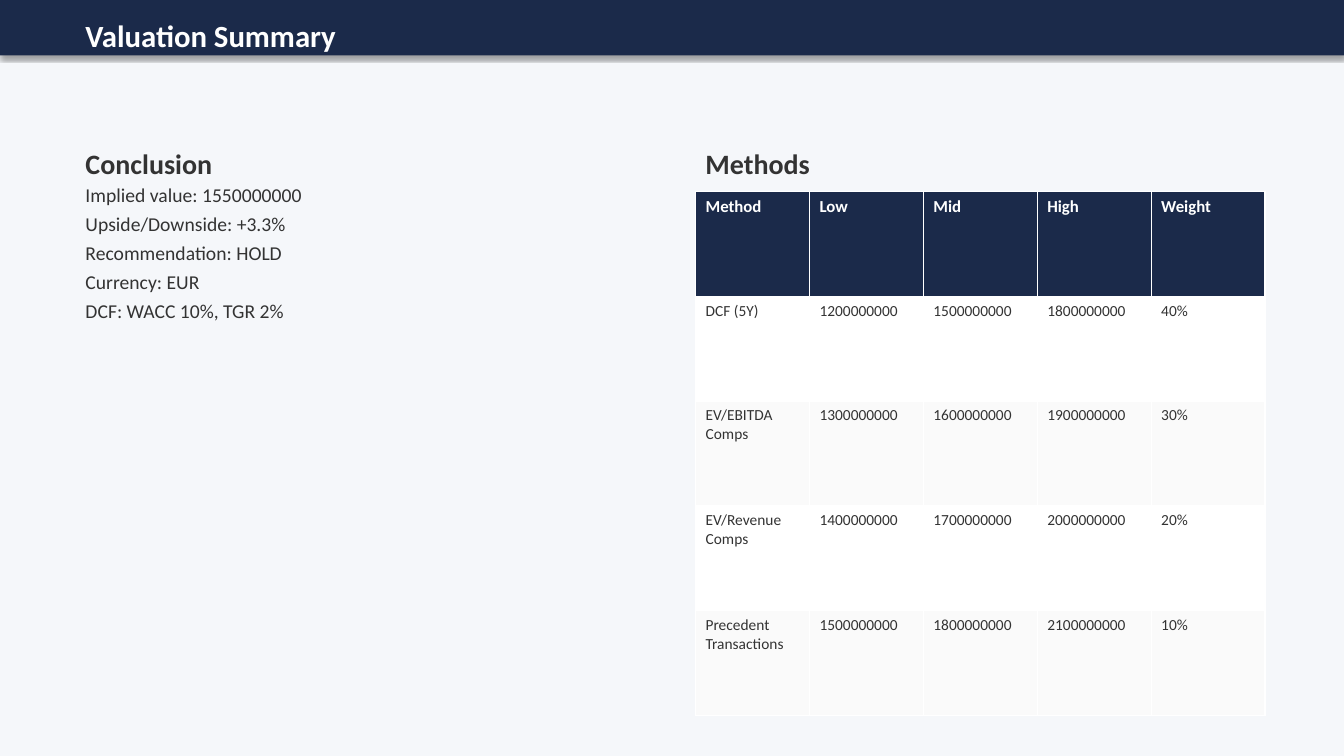
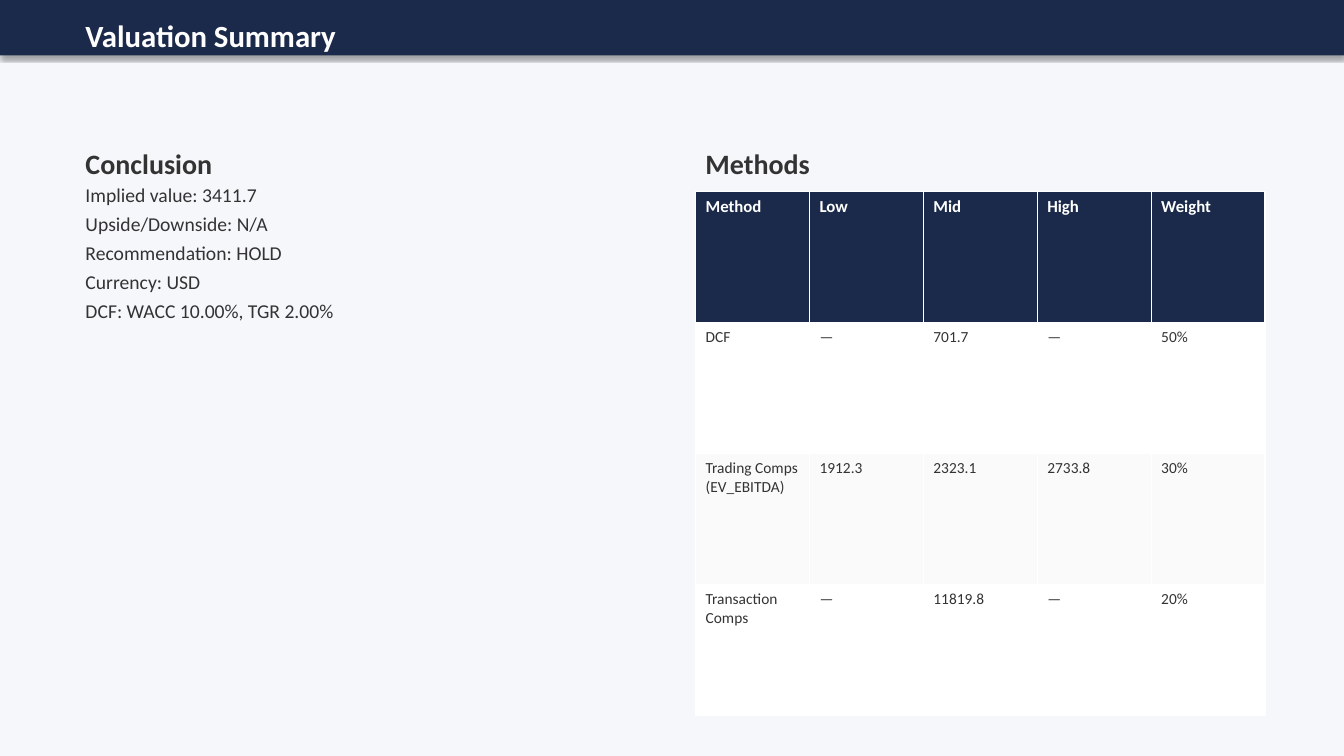
Before and after one commit to 98Rico/GoldRogerM-A, a slide deck: slide 5 of outputs/Longchamp_analysis.pptx. Drawn at 1344x756 pixels with LibreOffice and Linux fonts; fonts in the diff are those of the drawing. Boxes give left, top, right and bottom in pixels: in the first picture for what was removed or moved away, otherwise in the second. Text is boxed around its words. In the diff, an @@ line names an element or a change of style, - is before the commit and + after.

```diff
--- a/outputs/Longchamp_analysis.pptx
+++ b/outputs/Longchamp_analysis.pptx
@@ text at bbox=[85, 188, 268, 234]: text changed @@
-Implied value: 1550000000
-Upside/Downside: +3.3%
+Implied value: 3411.7
+Upside/Downside: N/A
@@ table at bbox=[696, 192, 1265, 716] @@
-row 2: DCF (5Y) | 1200000000 | 1500000000 | 1800000000 | 40%
-row 3: EV/EBITDA Comps | 1300000000 | 1600000000 | 1900000000 | 30%
-row 4: EV/Revenue Comps | 1400000000 | 1700000000 | 2000000000 | 20%
-row 5: Precedent Transactions | 1500000000 | 1800000000 | 2100000000 | 10%
+row 2: DCF | — | 701.7 | — | 50%
+row 3: Trading Comps (EV_EBITDA) | 1912.3 | 2323.1 | 2733.8 | 30%
+row 4: Transaction Comps | — | 11819.8 | — | 20%
@@ text at bbox=[85, 276, 334, 321]: text changed @@
-Currency: EUR
-DCF: WACC 10%, TGR 2%
+Currency: USD
+DCF: WACC 10.00%, TGR 2.00%
```
Also in this commit, not shown: 6 other slides changed, 3 slides added, 3 other files.
